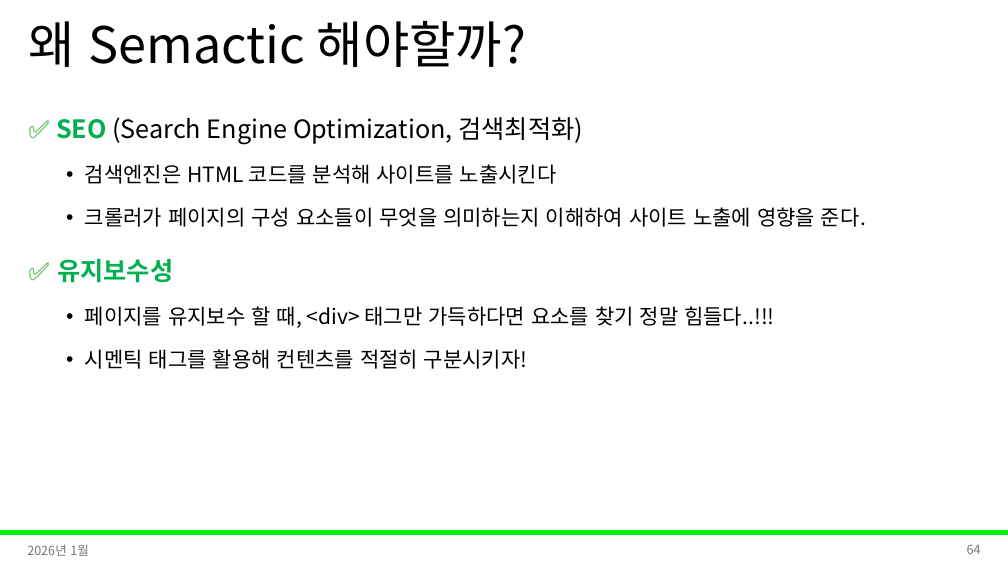
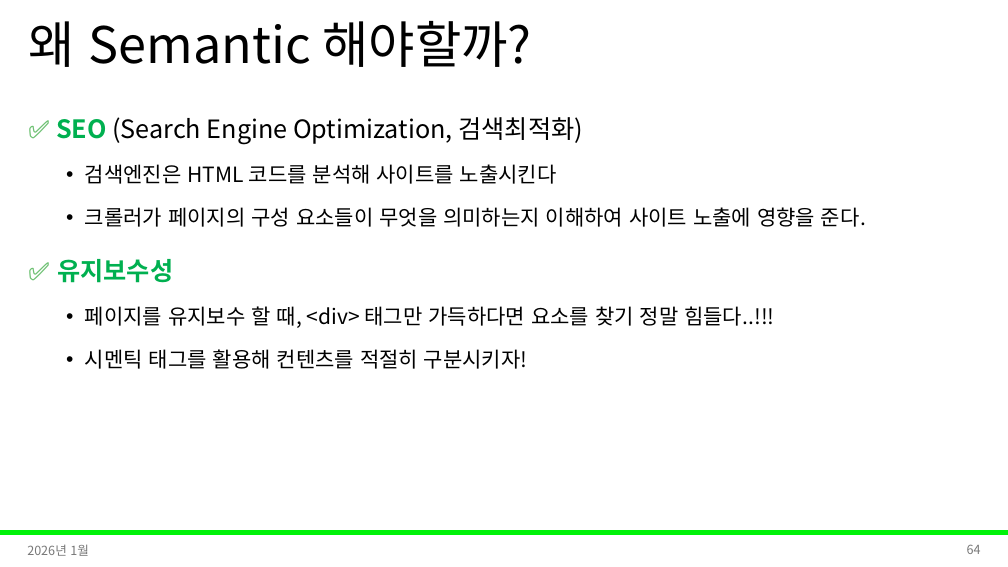
Before and after one commit to Leader-Lesson/KDT_RE_5th, a slide deck: slide 64 of material/4_WEB/01_HTML.pptx. Drawn at 1008x567 pixels with LibreOffice and Linux fonts; fonts in the diff are those of the drawing; background and template pictures are left out. Boxes give left, top, right and bottom in pixels: in the first picture for what was removed or moved away, otherwise in the second. Text is boxed around its words. In the diff, an @@ line names an element or a change of style, - is before the commit and + after.

```diff
--- a/material/4_WEB/01_HTML.pptx
+++ b/material/4_WEB/01_HTML.pptx
@@ title at [28, 21, 531, 67]: text changed @@
-왜 Semactic 해야할까?
+왜 Semantic 해야할까?
```
Also in this commit, not shown: 38 other slides changed, 1 other file.
